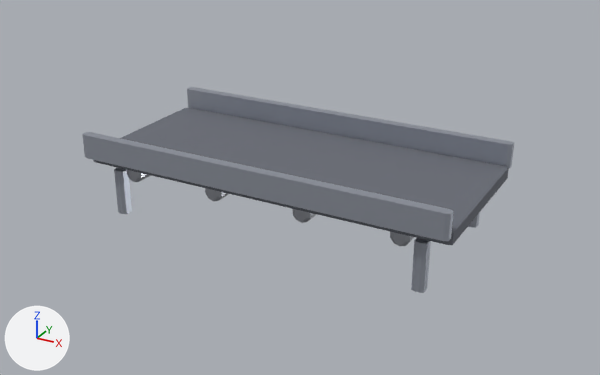
Before and after pictures for a commit that changed the glTF model web/public/models/konveyor.glb.
The view is the same before and after, from a 50 mm camera at (3.91, -7.0, 3.87) aimed at (0.08, -0.05, 0.39). The lights are fixed; the arrows at lower left show +X, +Y and +Z. The picture after the commit comes second. Vertices at exactly the same position are counted once.

In view in the first picture: 'Konveyor'.
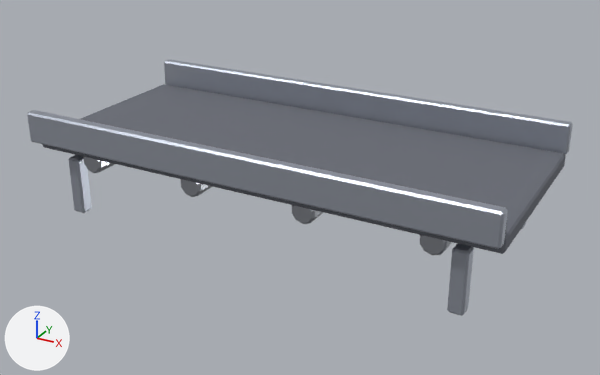
Changed parts and their boxes [x1, y1, x2, y2] in the pictures (600 x 375 px; the box of a moved part takes in the faces that stretch with it):
'Konveyor', reshaped, moved, rescaled (26% wider, 25% taller): before [82, 87, 514, 293]; after [27, 59, 573, 316]
part 1 of me_cube, moved or reshaped: before [93, 108, 509, 245]; after [42, 84, 566, 254]
part 2 of me_cube, moved or reshaped: before [82, 132, 453, 241]; after [27, 110, 508, 249]
part 3 of me_cube, moved or reshaped: before [187, 87, 514, 168]; after [164, 59, 573, 155]
part 4 of me_cube, moved or reshaped: before [114, 168, 132, 214]; after [68, 155, 92, 213]
part 5 of me_cube, moved or reshaped: before [411, 238, 431, 293]; after [447, 244, 474, 316]
part 6 of me_cube, moved or reshaped (not visible afterwards): before [468, 212, 480, 228]
part 7 of me_cube, added: after [84, 157, 115, 173]
part 8 of me_cube, added: after [181, 179, 212, 197]
part 9 of me_cube, added: after [292, 205, 323, 224]
part 10 of me_cube, added: after [420, 235, 452, 255]
part 11 of me_cube, deleted: before [293, 209, 316, 223]
part 12 of me_cube, deleted: before [127, 170, 151, 182]
part 13 of me_cube, deleted: before [390, 232, 414, 246]
part 14 of me_cube, deleted: before [205, 188, 228, 201]

What the commit changed:
me_cube is used by ob_konveyor; location (0.0, 0.0, 0.62); scale (2.0, 0.85, 0.06).
me_cube had 344 vertices, 644 faces and spanned x -1.0..1.0, y -1.1..1.1, z -10.3..4.8.
me_cube now has 328 vertices, 612 faces and spans x -2.5..2.5, y -1.2..1.2, z 0.0..1.1.
me_cube part 1: the loose piece of 24 vertices spanning x -1.0..1.0, y -1.0..1.0, z -1.0..1.0 is scaled about its middle by (2.52, 1.06, 0.0626), then moved by (0.0, 0.0, 0.8).
me_cube part 2: the loose piece of 24 vertices spanning x -1.0..1.0, y -1.1..-1.0, z 0.5..4.8 is scaled about its middle by (2.52, 1.08, 0.0693), then moved by (0.0, -0.1, -1.7).
me_cube part 3: the loose piece of 24 vertices spanning x -1.0..1.0, y 1.0..1.1, z 0.5..4.8 is scaled about its middle by (2.52, 1.08, 0.0693), then moved by (0.0, 0.1, -1.7).
me_cube part 4: the loose piece of 24 vertices spanning x -0.9..-0.8, y -1.0..-0.8, z -10.3..-2.0 is scaled about its middle by (3.05, 1.08, 0.072), then moved by (-1.3, -0.1, 6.5).
me_cube part 5: the loose piece of 24 vertices spanning x 0.8..0.9, y -1.0..-0.8, z -10.3..-2.0 is scaled about its middle by (3.05, 1.08, 0.072), then moved by (1.3, -0.1, 6.5).
me_cube part 6: the loose piece of 24 vertices spanning x 0.8..0.9, y 0.8..1.0, z -10.3..-2.0 is scaled about its middle by (3.05, 1.08, 0.072), then moved by (1.3, 0.1, 6.5).
me_cube part 7: a new loose piece of 40 vertices spanning x -2.0..-1.8, y -1.0..1.0, z 0.5..0.8, in mat_konveyor_rulo (light grey #b3b6bf).
me_cube part 8: a new loose piece of 40 vertices spanning x -0.7..-0.5, y -1.0..1.0, z 0.5..0.8, in mat_konveyor_rulo (light grey #b3b6bf).
me_cube part 9: a new loose piece of 40 vertices spanning x 0.5..0.7, y -1.0..1.0, z 0.5..0.8, in mat_konveyor_rulo (light grey #b3b6bf).
me_cube part 10: a new loose piece of 40 vertices spanning x 1.8..2.0, y -1.0..1.0, z 0.5..0.8, in mat_konveyor_rulo (light grey #b3b6bf).
me_cube part 11: the loose piece of 44 vertices spanning x 0.2..0.3, y -0.9..0.9, z -3.6..-0.4 is deleted.
me_cube part 12: the loose piece of 44 vertices spanning x -0.8..-0.7, y -0.9..0.9, z -3.6..-0.4 is deleted.
me_cube part 13: the loose piece of 44 vertices spanning x 0.7..0.8, y -0.9..0.9, z -3.6..-0.4 is deleted.
me_cube part 14: the loose piece of 44 vertices spanning x -0.3..-0.2, y -0.9..0.9, z -3.6..-0.4 is deleted.
Other edits to the shape of me_cube do not show in these pictures.
Object 'Konveyor' (ob_konveyor) is rescaled from (2.0, 0.85, 0.06) to (1.0, 1.0, 1.0).
Object 'Konveyor' (ob_konveyor) moves from (0.0, 0.0, 0.62) to (0.0, 0.0, 0.0).
